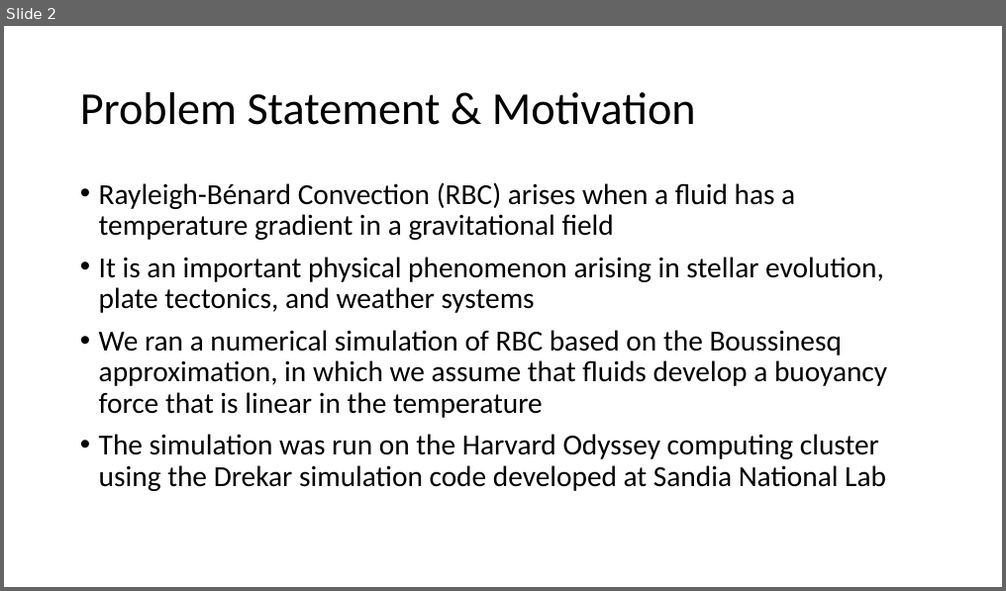
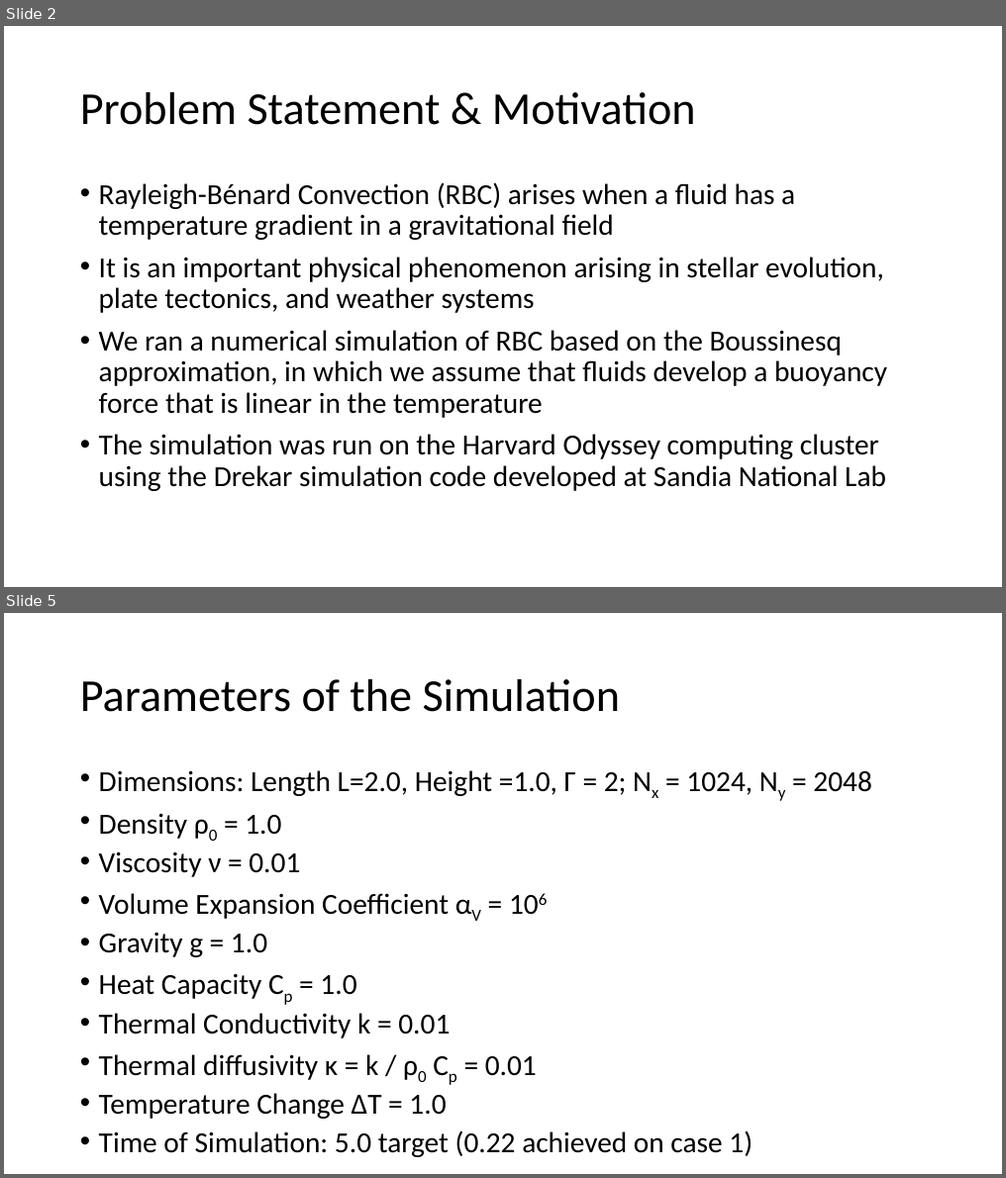
Before and after one commit to iacs-ac290r-2019/homework, a slide deck: project1/report/RBC.pptx. Shown one above the other, each under a label of ours: slide 2 before the commit, slides 2 and 5 after it; the slides between them are not shown. The pictures are 1006x591 and 1006x1178 pixels, drawn with LibreOffice and Linux fonts; fonts in the diff are those of the drawing. Boxes give left, top, right and bottom in pixels: in the first picture for what was removed or moved away, otherwise in the second. Text is boxed around its words. In the diff, an @@ line names an element or a change of style, - is before the commit and + after.

```diff
--- a/project1/report/RBC.pptx
+++ b/project1/report/RBC.pptx
@@ slide 5 added at bbox=[4, 613, 1002, 1174], background #FFFFFF @@
@@ title added at bbox=[80, 679, 621, 712], 44 pt, text #000000 @@
+Parameters of the Simulation
@@ text added at bbox=[99, 770, 872, 1157], 28 pt, text #000000 @@
+• Dimensions: Length L=2.0, Height =1.0, Γ = 2; Nx = 1024, Ny = 2048
+• Density ρ0 = 1.0
+• Viscosity ν = 0.01
+• Volume Expansion Coefficient αV = 106
+• Gravity g = 1.0
+• Heat Capacity Cp = 1.0
+• Thermal Conductivity k = 0.01
+• Thermal diffusivity κ = k / ρ0 Cp = 0.01
+• Temperature Change ΔT = 1.0
+• Time of Simulation: 5.0 target (0.22 achieved on case 1)
```
Also in this commit, not shown: 8 other slides added.
